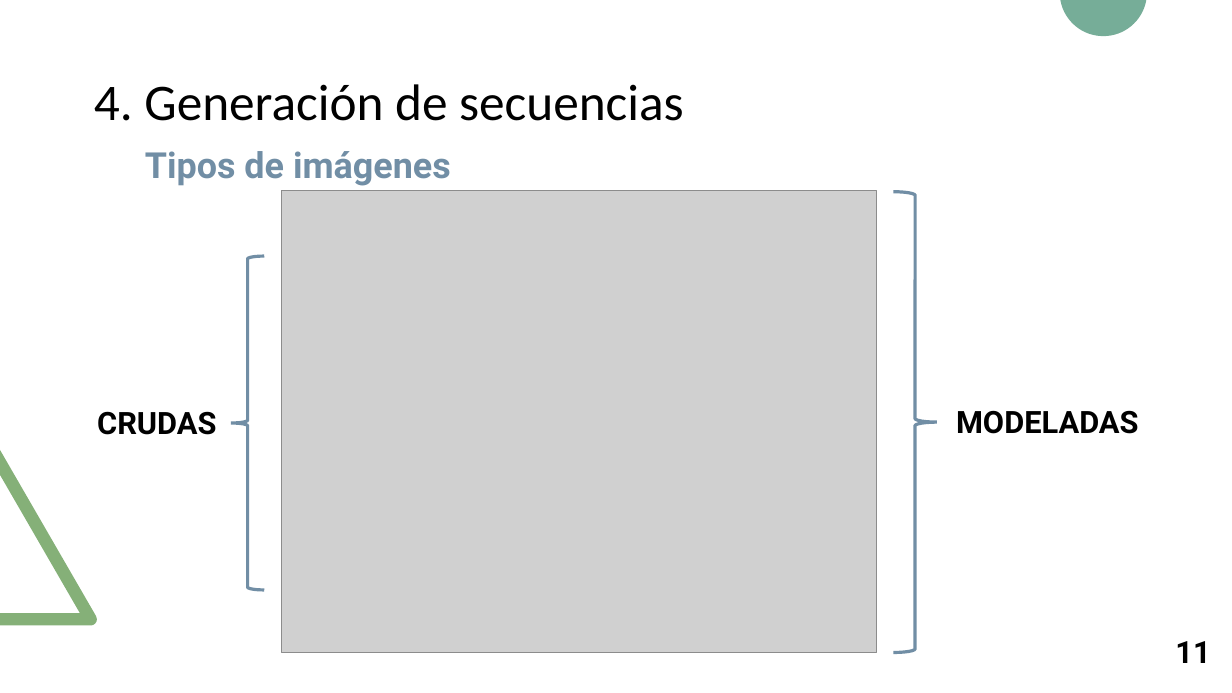
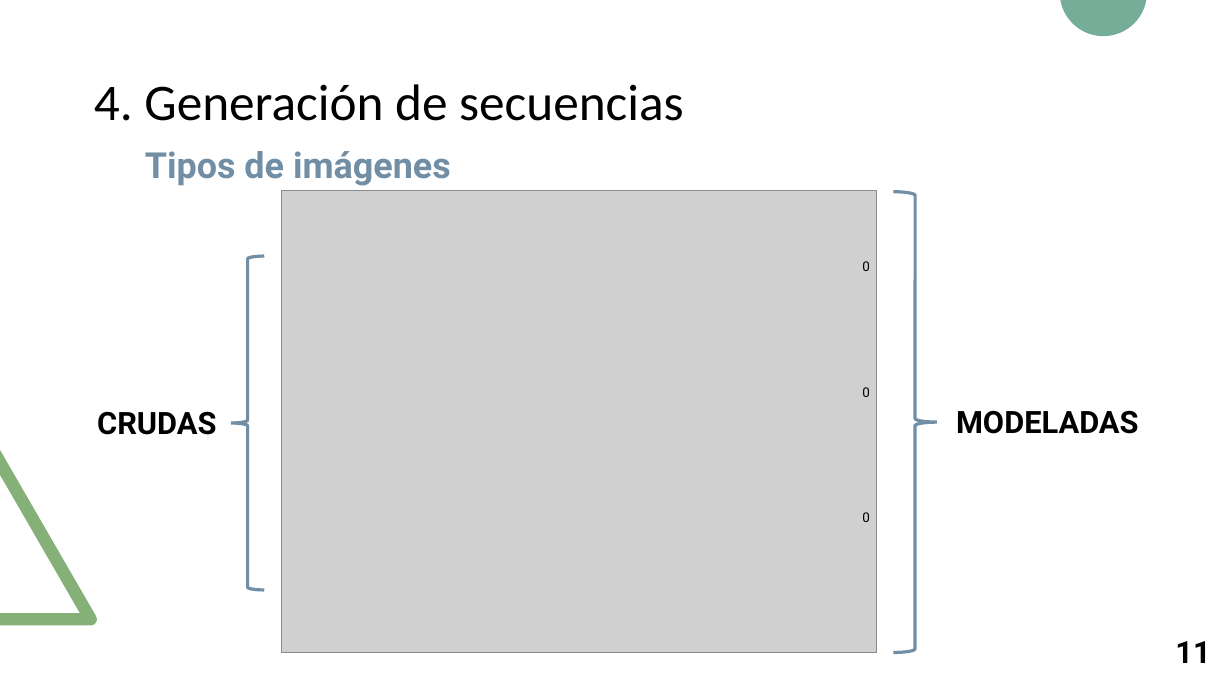
Before and after one commit to RoboticsLabURJC/2017-tfm-nuria-oyaga, a slide deck: slide 12 of Documentation/Presentacion-TFM/Presentacion-TFM.pptx. Drawn at 1232x693 pixels with LibreOffice and Linux fonts; fonts in the diff are those of the drawing; grey boxes stand for pictures. Boxes give left, top, right and bottom in pixels: in the first picture for what was removed or moved away, otherwise in the second. Text is boxed around its words. In the diff, an @@ line names an element or a change of style, - is before the commit and + after.

Commit message:
Presentation v.1

```diff
--- a/Documentation/Presentacion-TFM/Presentacion-TFM.pptx
+++ b/Documentation/Presentacion-TFM/Presentacion-TFM.pptx
@@ text added at [862,261,870,271], 10.5 pt, text #000000 @@
+0
@@ text added at [862,387,870,397], 10.5 pt, text #000000 @@
+0
@@ text added at [862,512,870,522], 10.5 pt, text #000000 @@
+0
```
Also in this commit, not shown: 2 other slides changed, 1 other file.
